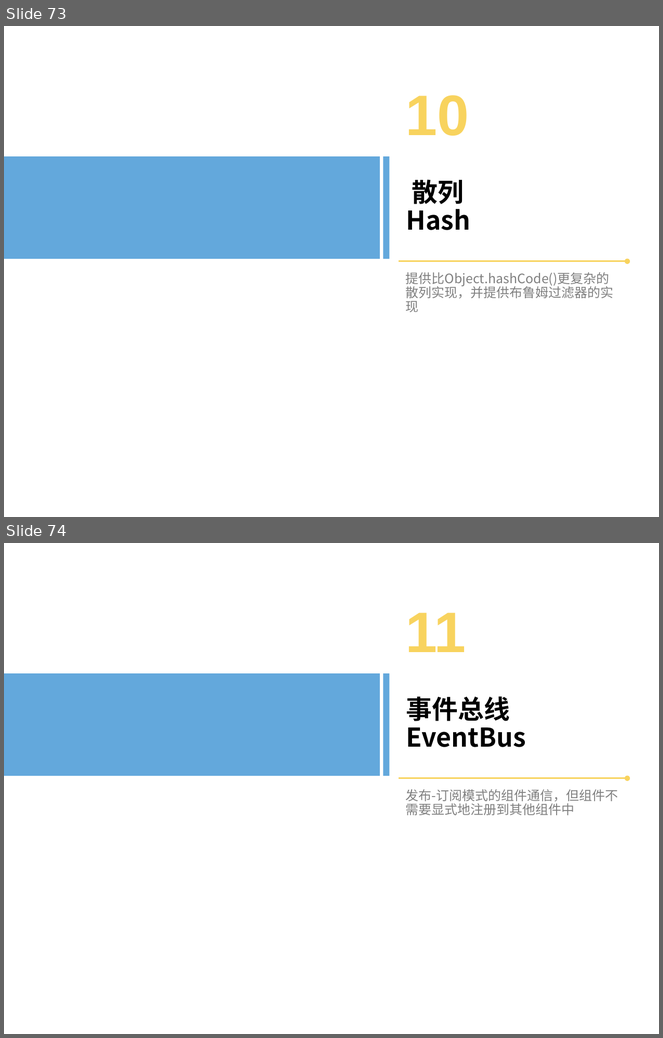
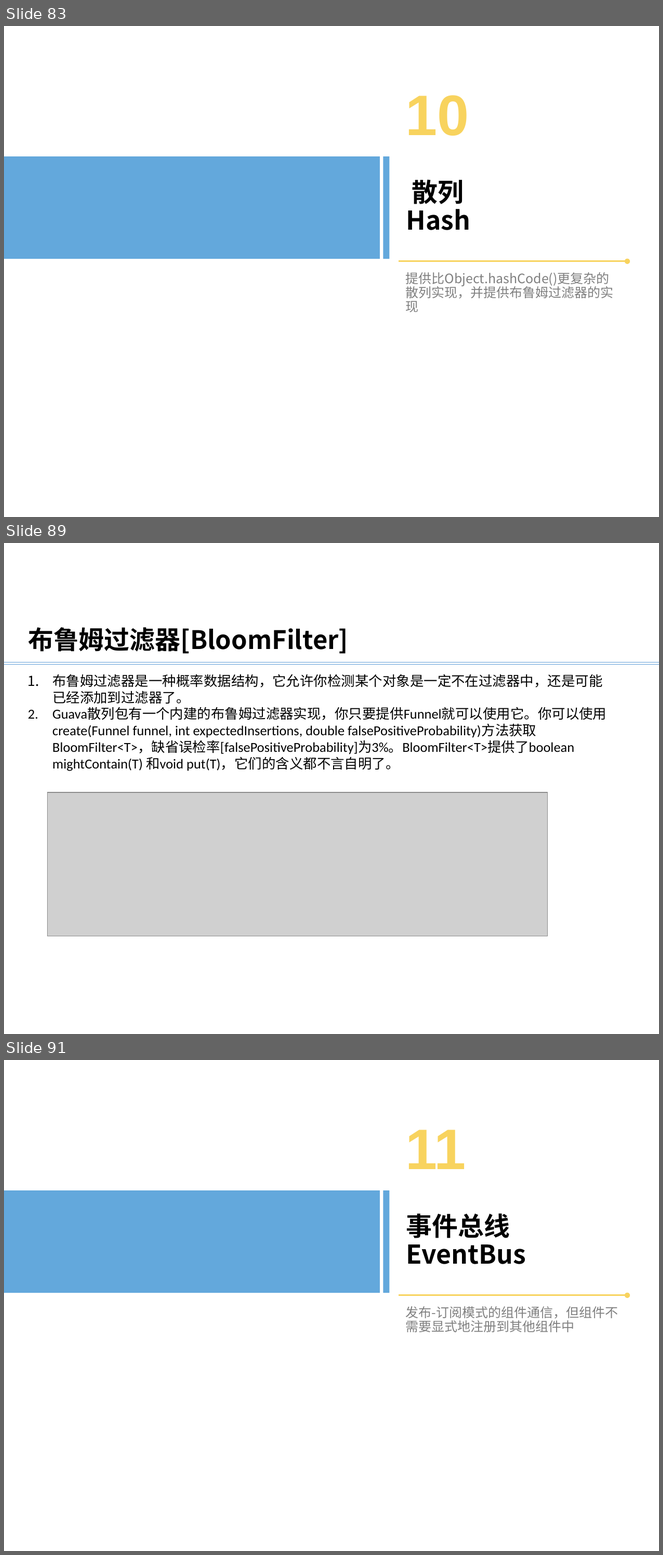
Before and after one commit to bxguo/guava, a slide deck: Guava介绍.pptx. Shown one above the other, each under a label of ours: slides 73 and 74 before the commit, slides 83, 89 and 91 after it; the slides between them are not shown. The pictures are 663x1038 and 663x1555 pixels, drawn with LibreOffice and Linux fonts; fonts in the diff are those of the drawing; grey boxes stand for pictures; background and template pictures are left out. Boxes give left, top, right and bottom in pixels: in the first picture for what was removed or moved away, otherwise in the second. Text is boxed around its words. In the diff, an @@ line names an element or a change of style, - is before the commit and + after.

```diff
--- a/Guava介绍.pptx
+++ b/Guava介绍.pptx
@@ slide 89 added at bbox=[4, 543, 659, 1034], background #FFFFFF @@
@@ text added at bbox=[28, 627, 348, 654], 28 pt, text #000000, bold @@
+布鲁姆过滤器[BloomFilter]
@@ line added from (4, 662) to (659, 662), #5B9BD5 0.5 pt @@
@@ line added from (4, 664) to (659, 664), #5B9BD5 0.5 pt @@
@@ text added at bbox=[52, 674, 607, 771], 15.1 pt, text #000000 @@
+1. 布鲁姆过滤器是一种概率数据结构，它允许你检测某个对象是一定不在过滤器中，还是可能已经添加到过滤器了。
+2. Guava散列包有一个内建的布鲁姆过滤器实现，你只要提供Funnel就可以使用它。你可以使用create(Funnel funnel, int expectedInsertions, double falsePositiveProbability)方法获取BloomFilter<T>，缺省误检率[falsePositiveProbability]为3%。BloomFilter<T>提供了boolean mightContain(T) 和void put(T)，它们的含义都不言自明了。
@@ picture added at bbox=[47, 793, 548, 937] @@
@@ what was slide 73 is now slide 83 @@
@@ what was slide 74 is now slide 91 @@
```
Also in this commit, not shown: 26 other slides added, 1 other file.
